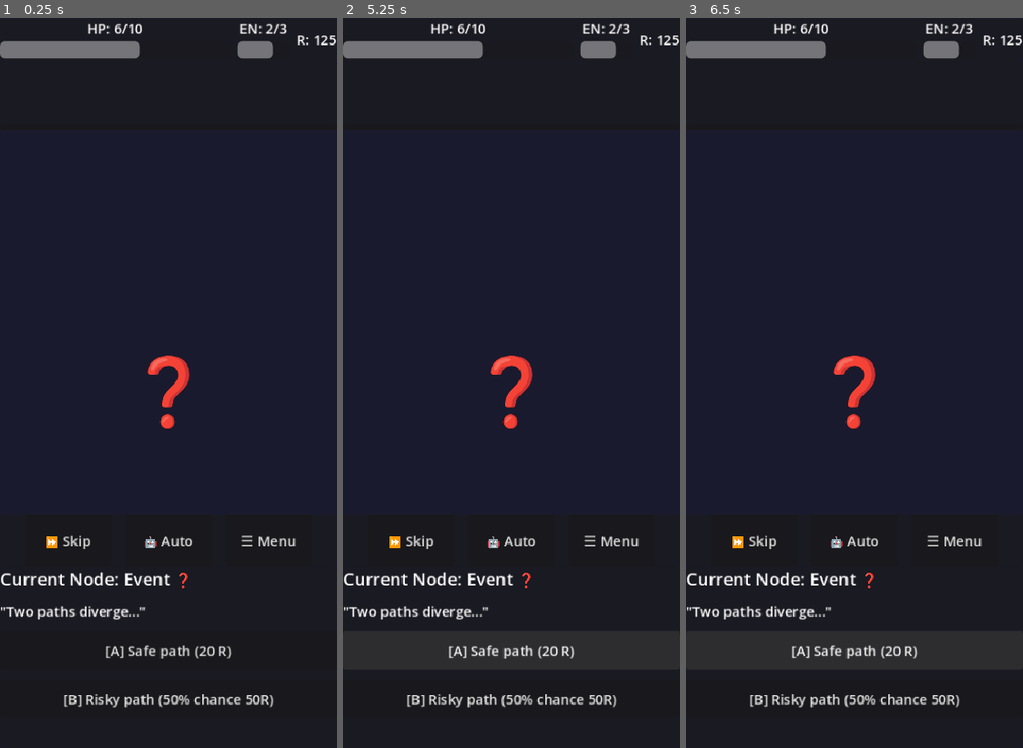
Above: before the commit, frames 1-3 (left to right).
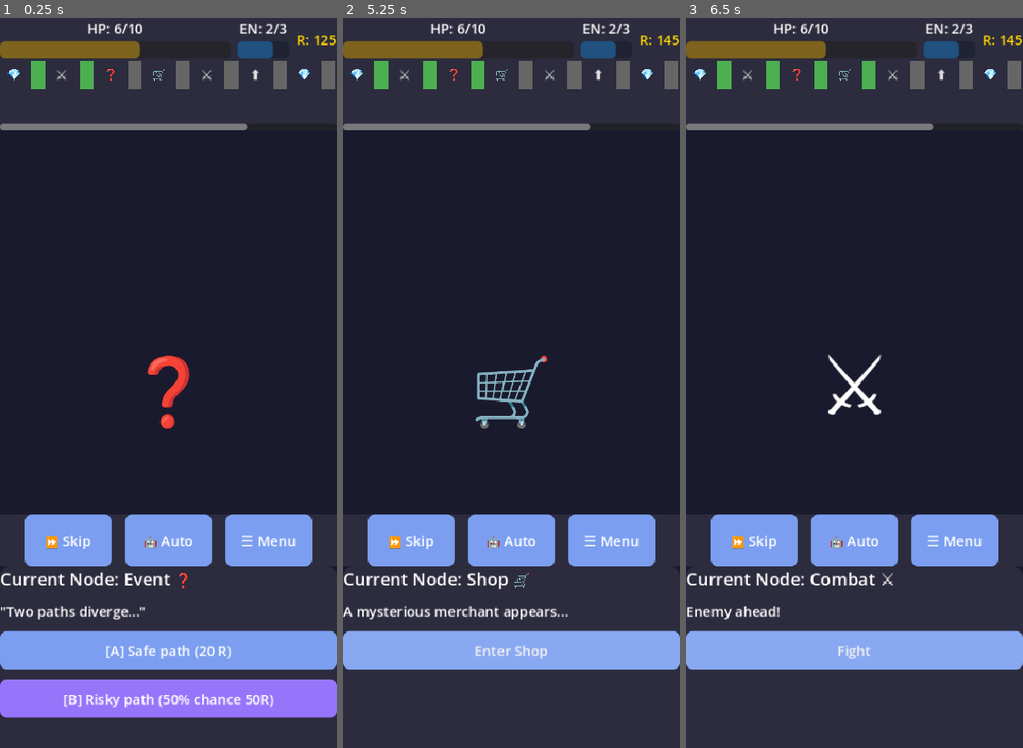
Above: after the commit, the same moments.

Repository: ledlaputa72/geekbrox
Game: Godot game, scene res://ui/screens/InRun.tscn
Two runs of this game, one before a commit and one after it. Both use one fixed random seed, a clock stepped at 60 frames per second and the inputs below. This scene is started directly instead of the project's main scene.
Inputs (mouse positions are in pixels of both pictures, inside the frame that each line leads up to):
- Up to frame 1 (0.25 s): no input
- Up to frame 2 (5.25 s): click "⏩ Skip" at 0.5 s; click "⏩ Skip" at 1.25 s; click (356, 76) at 2 s, where only the run after the commit has a clickable "💎"; click "🤖 Auto" at 2.75 s; click (403, 76) at 3.5 s, where only the run after the commit has a clickable "⚔️"; click (454, 76) at 4.25 s, where only the run after the commit has a clickable "❓"; click "[A] Safe path (20 R)" at 5 s
- Up to frame 3 (6.5 s): click "[A] Safe path (20 R)" (after the commit: "Enter Shop") at 5.75 s

The runs differ from the first frame. In frame 1, 45% of the frame differs, in the area x 0-100%, y 0-100%; in frame 2, 46%; in frame 3, 46%.
Error before the commit: Parse Error: Cannot pass a value of type "Color" as "String". (res://ui/screens/InRun.gd:73)

Commit message:
fix(godot/in-run): Fix apply_button_style parameter type error
Problem:
- RunPrep → InRun scene transition crashed
- Error: apply_button_style() called with Color object instead of String

Solution:
- Changed UITheme.COLORS.primary → "primary"
- Changed UITheme.COLORS.skill → "skill"
- Added ActionBar button references and styling
- Added NodeMap and ActionBar panel styling

Technical Details:
- UITheme.apply_button_style() expects String key, not Color object
- Other screens (Shop, MainLobby) use string keys correctly
- Added missing panel references (node_map, action_bar)

Files Modified:
- ui/screens/InRun.gd (+10 lines, styling improvements)

Status: Scene transition now works correctly

Diff:
--- a/teams/game/godot/dream-collector/ui/screens/InRun.gd
+++ b/teams/game/godot/dream-collector/ui/screens/InRun.gd
@@ -8,8 +8,14 @@
 @onready var energy_bar: ProgressBar = $StatusBar/HBox/EnergyContainer/EnergyBar
 @onready var reveries_label: Label = $StatusBar/HBox/ReveriesLabel
 
+@onready var node_map: Panel = $NodeMap
 @onready var node_container: HBoxContainer = $NodeMap/ScrollContainer/NodeContainer
 @onready var current_node_icon: Label = $MainView/CurrentNodeIcon
+
+@onready var action_bar: Panel = $ActionBar
+@onready var skip_button: Button = $ActionBar/HBox/SkipButton
+@onready var auto_button: Button = $ActionBar/HBox/AutoButton
+@onready var menu_button: Button = $ActionBar/HBox/MenuButton
 
 @onready var node_panel: Panel = $NodePanel
 @onready var title_label: Label = $NodePanel/VBox/TitleLabel
@@ -62,6 +68,16 @@
 	# Reveries label
 	reveries_label.add_theme_color_override("font_color", Color(1.0, 0.843, 0.0))  # Gold
 
+	# Node map
+	var node_map_style = StyleBoxFlat.new()
+	node_map_style.bg_color = UITheme.COLORS.panel
+	node_map.add_theme_stylebox_override("panel", node_map_style)
+
+	# Action bar
+	var action_style = StyleBoxFlat.new()
+	action_style.bg_color = UITheme.COLORS.panel
+	action_bar.add_theme_stylebox_override("panel", action_style)
+
 	# Node panel
 	var panel_style = StyleBoxFlat.new()
 	panel_style.bg_color = UITheme.COLORS.panel
@@ -69,9 +85,14 @@
 	panel_style.corner_radius_top_right = UITheme.RADIUS.large
 	node_panel.add_theme_stylebox_override("panel", panel_style)
 
-	# Buttons
-	UITheme.apply_button_style(choice1, UITheme.COLORS.primary)
-	UITheme.apply_button_style(choice2, UITheme.COLORS.skill)
+	# Action bar buttons
+	UITheme.apply_button_style(skip_button, "primary")
+	UITheme.apply_button_style(auto_button, "primary")
+	UITheme.apply_button_style(menu_button, "primary")
+
+	# Node panel buttons
+	UITheme.apply_button_style(choice1, "primary")
+	UITheme.apply_button_style(choice2, "skill")
 
 func _update_status_bar():
 	# HP
